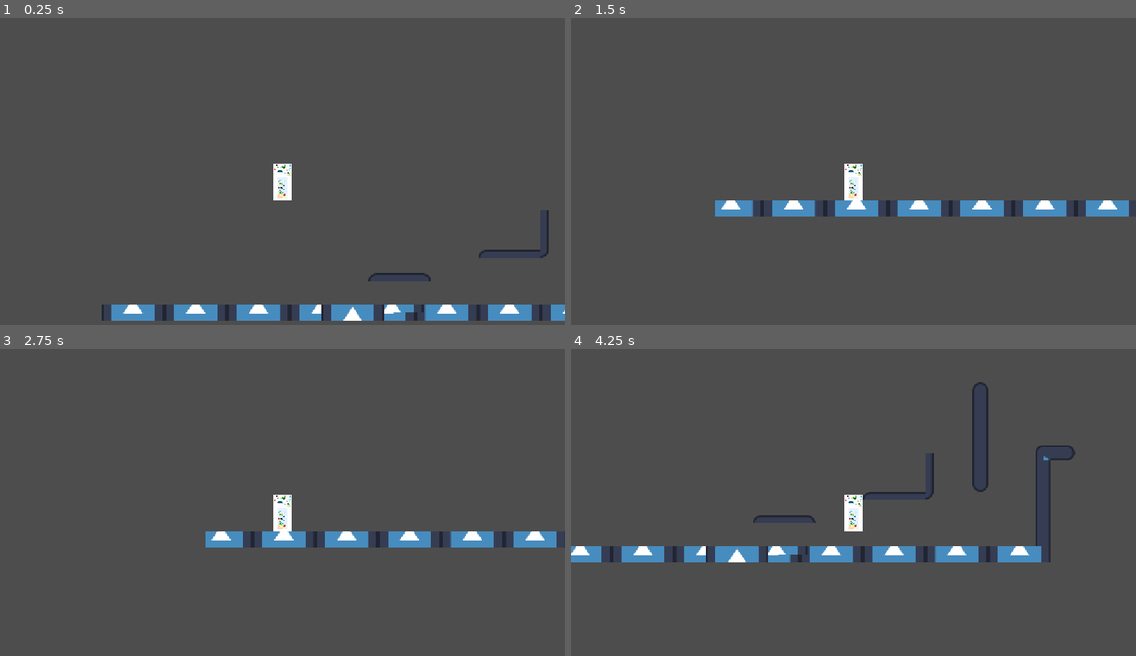
Above: before the commit, frames 1-4 (two rows, left to right).
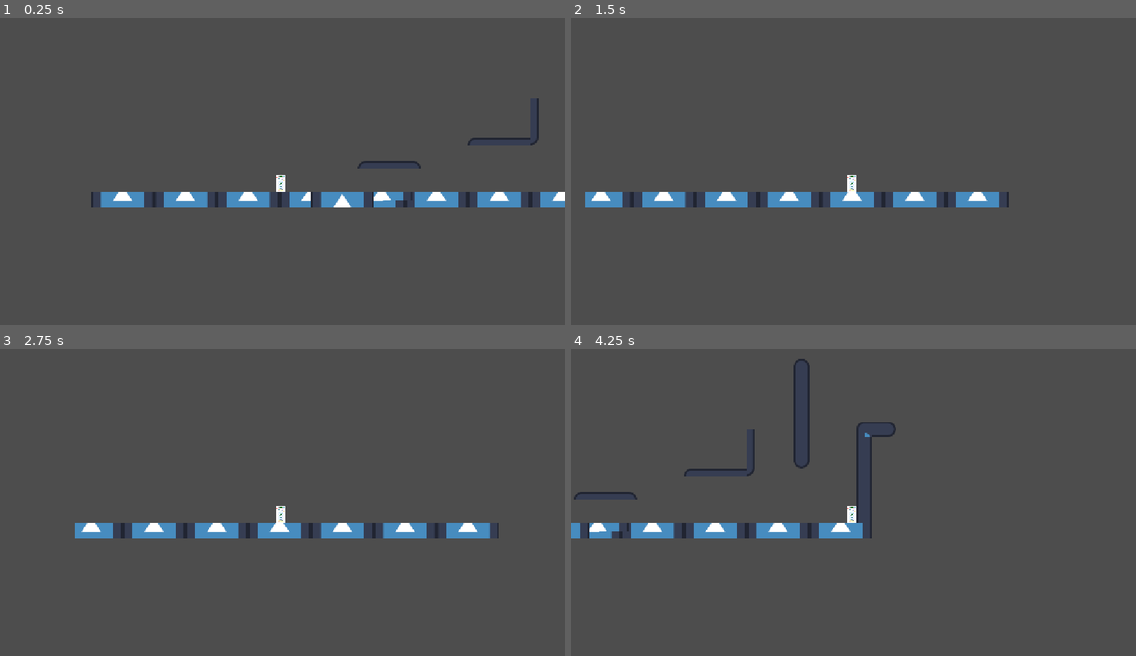
Above: after the commit, the same moments.

Repository: benjaminChambo/game-jamimag
Game: Godot game, scene res://Scènes/SceneTestPrincipale.tscn
The game is run twice, just before and just after one commit, with the same random seed, the same clock (stepped at 60 frames per second) and the same inputs. The engine's default icon, where the game draws it, is replaced by a stand-in: a white triangle on a blue panel in a dark square.
Inputs:
- Up to frame 1 (0.25 s): no input
- Up to frame 2 (1.5 s): hold D (right_d) from 0.53 s (still down); tap O (dash_o) at 0.6 s; tap Space (space_jump) at 0.77 s; tap P (turn_page_p) at 1.35 s
- Up to frame 3 (2.75 s): tap Space (space_jump) at 1.52 s; release D (right_d) at 2.03 s; hold Q (left_q) from 2.03 s (still down); tap O (dash_o) at 2.1 s
- Up to frame 4 (4.25 s): release Q (left_q) at 2.78 s; hold D (right_d) from 2.78 s (still down); tap P (turn_page_p) at 2.85 s; tap Space (space_jump) at 3.02, 3.77 s; tap O (dash_o) at 3.6 s

The runs differ from the first frame. In frame 1, 7.4% of the frame differs, in the area x 16-100%, y 26-99%; in frame 2, 4.9%; in frame 3, 4.5%; in frame 4, 7.5%, in the area x 0-90%, y 3-70%.

Commit message:
changement d'échelle

Diff:
--- a/Scènes/ScenePersonnage.tscn
+++ b/Scènes/ScenePersonnage.tscn
@@ -4,22 +4,23 @@
 [ext_resource type="Texture2D" uid="uid://7lnj6vfcs818" path="res://design/theme_aquatique.jpg" id="2_ngrp0"]
 
 [sub_resource type="CapsuleShape2D" id="CapsuleShape2D_a28sk"]
-radius = 20.0
-height = 76.0
+radius = 9.0
+height = 34.0
 
 [node name="Joueur" type="CharacterBody2D" unique_id=1304069712]
+position = Vector2(-31, -29)
 script = ExtResource("1_jtnla")
 metadata/_edit_group_ = true
 
 [node name="Camera2D" type="Camera2D" parent="." unique_id=293621015]
 position = Vector2(0, 1)
 
+[node name="Sprite2D" type="Sprite2D" parent="." unique_id=602518528]
+position = Vector2(-2.999999, 15.5)
+scale = Vector2(0.010791367, 0.016226241)
+texture = ExtResource("2_ngrp0")
+
 [node name="CollisionShape2D" type="CollisionShape2D" parent="." unique_id=1429463401]
-position = Vector2(0.6250229, 12.312508)
+position = Vector2(-3, 16)
 shape = SubResource("CapsuleShape2D_a28sk")
 debug_color = Color(0.2901961, 0.6392157, 0.3019608, 0.90588236)
-
-[node name="Sprite2D" type="Sprite2D" parent="." unique_id=602518528]
-position = Vector2(0.6249924, 12.312508)
-scale = Vector2(0.022332128, 0.033669457)
-texture = ExtResource("2_ngrp0")
--- a/Scènes/SceneTestPrincipale.tscn
+++ b/Scènes/SceneTestPrincipale.tscn
@@ -8,7 +8,7 @@
 [node name="Démo" type="Node2D" unique_id=386771801]
 
 [node name="CharacterBody2D" parent="." unique_id=1304069712 instance=ExtResource("1_34ld8")]
-position = Vector2(-207, -42)
+position = Vector2(-186, 225)
 
 [node name="NiveauTest" parent="." unique_id=1747003562 instance=ExtResource("2_l22gy")]
 
